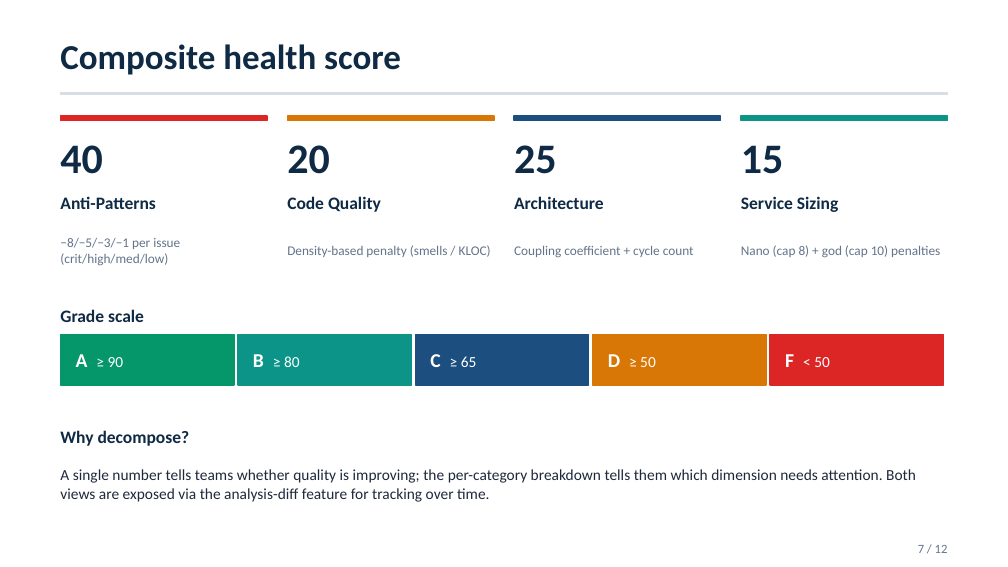
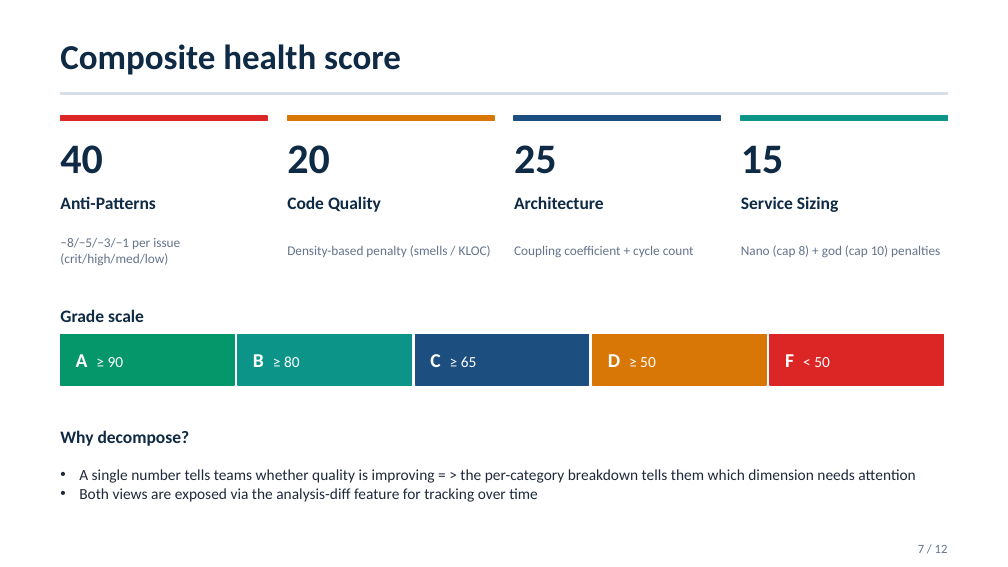
Before and after one commit to andrei45635/dissertation_backend, a slide deck: slide 7 of thesis/presentation/MSA_Detector_Defense_v2.pptx. Drawn at 1008x567 pixels with LibreOffice and Linux fonts; fonts in the diff are those of the drawing. Boxes give left, top, right and bottom in pixels: in the first picture for what was removed or moved away, otherwise in the second. Text is boxed around its words. In the diff, an @@ line names an element or a change of style, - is before the commit and + after.

```diff
--- a/thesis/presentation/MSA_Detector_Defense_v2.pptx
+++ b/thesis/presentation/MSA_Detector_Defense_v2.pptx
@@ text at [79, 469, 915, 502]: text changed @@
-A single number tells teams whether quality is improving; the per-category breakdown tells them which dimension needs attention. Both views are exposed via the analysis-diff feature for tracking over time.
+• A single number tells teams whether quality is improving = > the per-category breakdown tells them which dimension needs attention
+• Both views are exposed via the analysis-diff feature for tracking over time
```
Also in this commit, not shown: 3 other slides changed, 2 other files.
